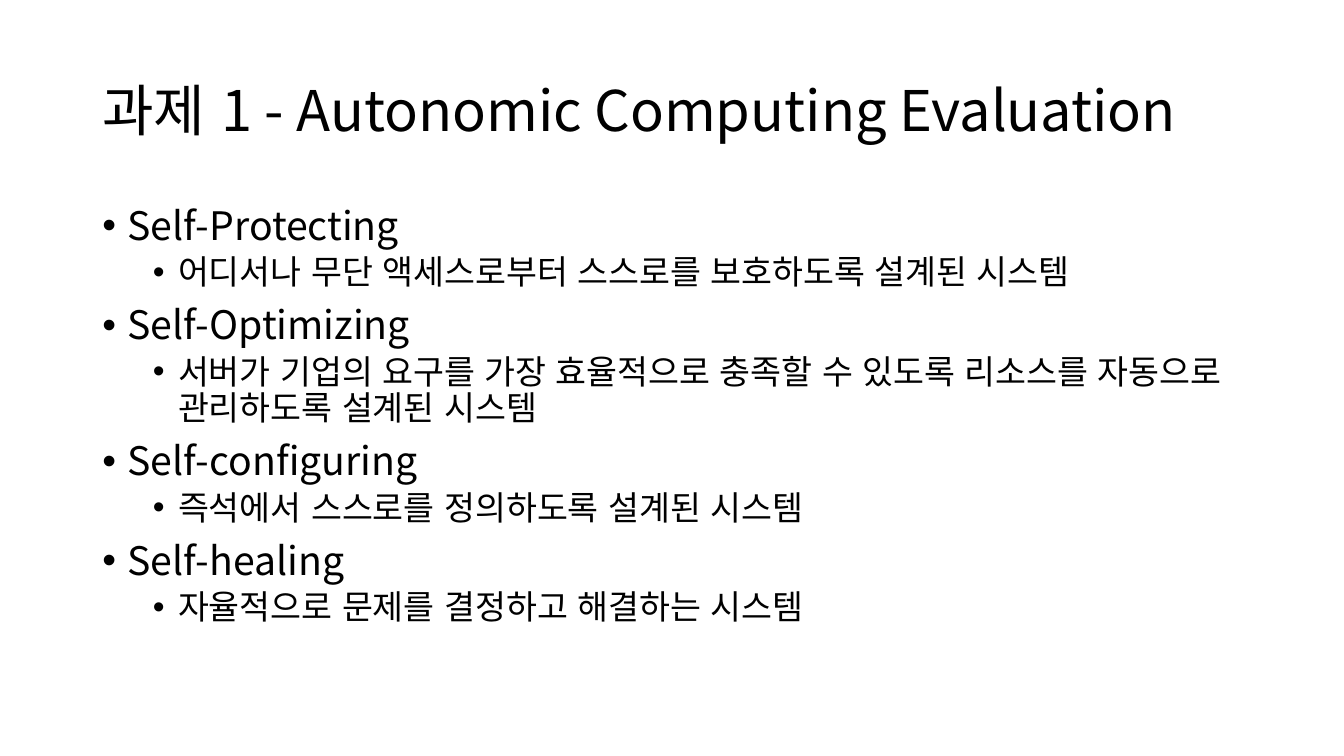
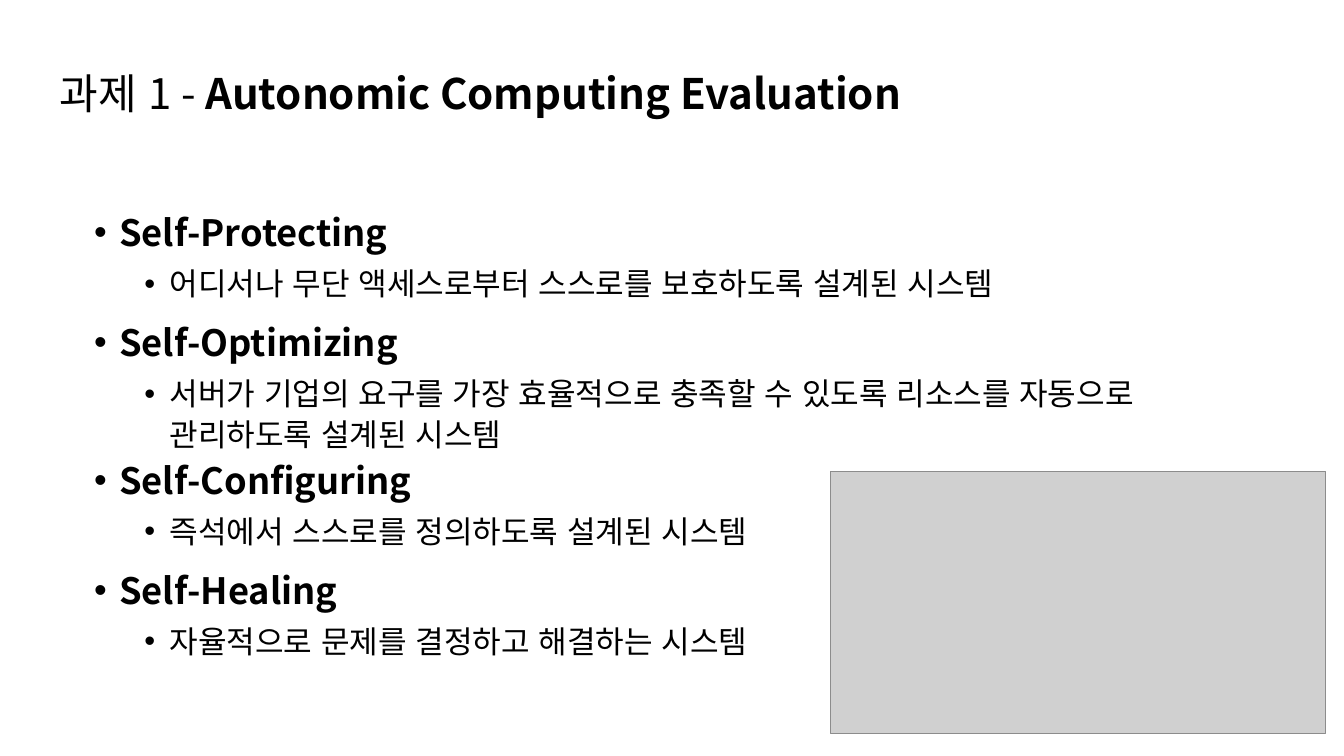
Before and after one commit to TUK-pedestrianSafety/document, a slide deck: slide 5 of ppt/소프트웨어 응용설계 발표자료.pptx. Drawn at 1344x756 pixels with LibreOffice and Linux fonts; fonts in the diff are those of the drawing; grey boxes stand for pictures. Boxes give left, top, right and bottom in pixels: in the first picture for what was removed or moved away, otherwise in the second. Text is boxed around its words. In the diff, an @@ line names an element or a change of style, - is before the commit and + after.

```diff
--- a/ppt/소프트웨어 응용설계 발표자료.pptx
+++ b/ppt/소프트웨어 응용설계 발표자료.pptx
@@ text "과제 1 - Autonomic Computing ...": place and size @@
-text "과제 1 - Autonomic Computing ..." at (102, 84, 1176, 145)
+text "과제 1 - Autonomic Computing ..." at (60, 74, 901, 119)
@@ text "과제 1 - Autonomic Computing ..." at (60, 74, 901, 119): size 40 to 30 pt; bold on in "Autonomic Computing Evaluation" @@
@@ text "Self-Protecting": place and size @@
-text "Self-Protecting" at (128, 208, 1222, 622)
+text "Self-Protecting" at (119, 216, 1133, 656)
@@ text at (119, 216, 1133, 656): size 28 to 25.9 pt, bold on in "Self-Protecting", "Self-Optimizing"; size 24 to 22.2 pt in "어디서나 무단 액세스로부터 스스로를 보호하도록 설계된 시스템", "서버가 기업의 요구를 가장 효율적으로 충족할 수 ...", "즉석에서 스스로를 정의하도록 설계된 시스템", "자율적으로 문제를 결정하고 해결하는 시스템"; line spacing 0.9 to 1.1 @@
@@ text at (119, 464, 411, 503): text changed; size 28 to 25.9 pt; bold on @@
-• Self-configuring
+• Self-Configuring
@@ picture added at (831, 471, 1326, 733) @@
@@ text at (119, 574, 337, 613): text changed; size 28 to 25.9 pt; bold on @@
-• Self-healing
+• Self-Healing
```
Also in this commit, not shown: 8 other slides changed, 1 other file.
